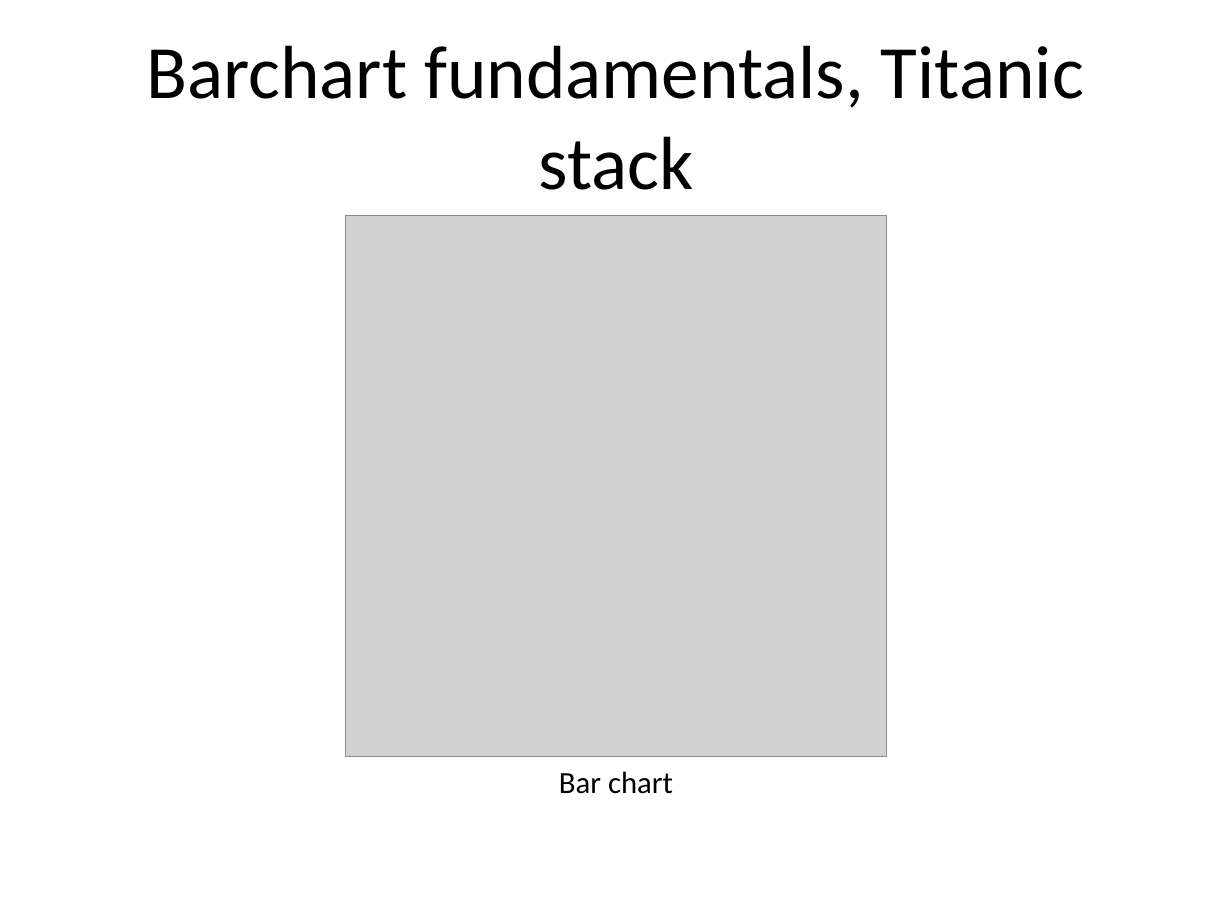
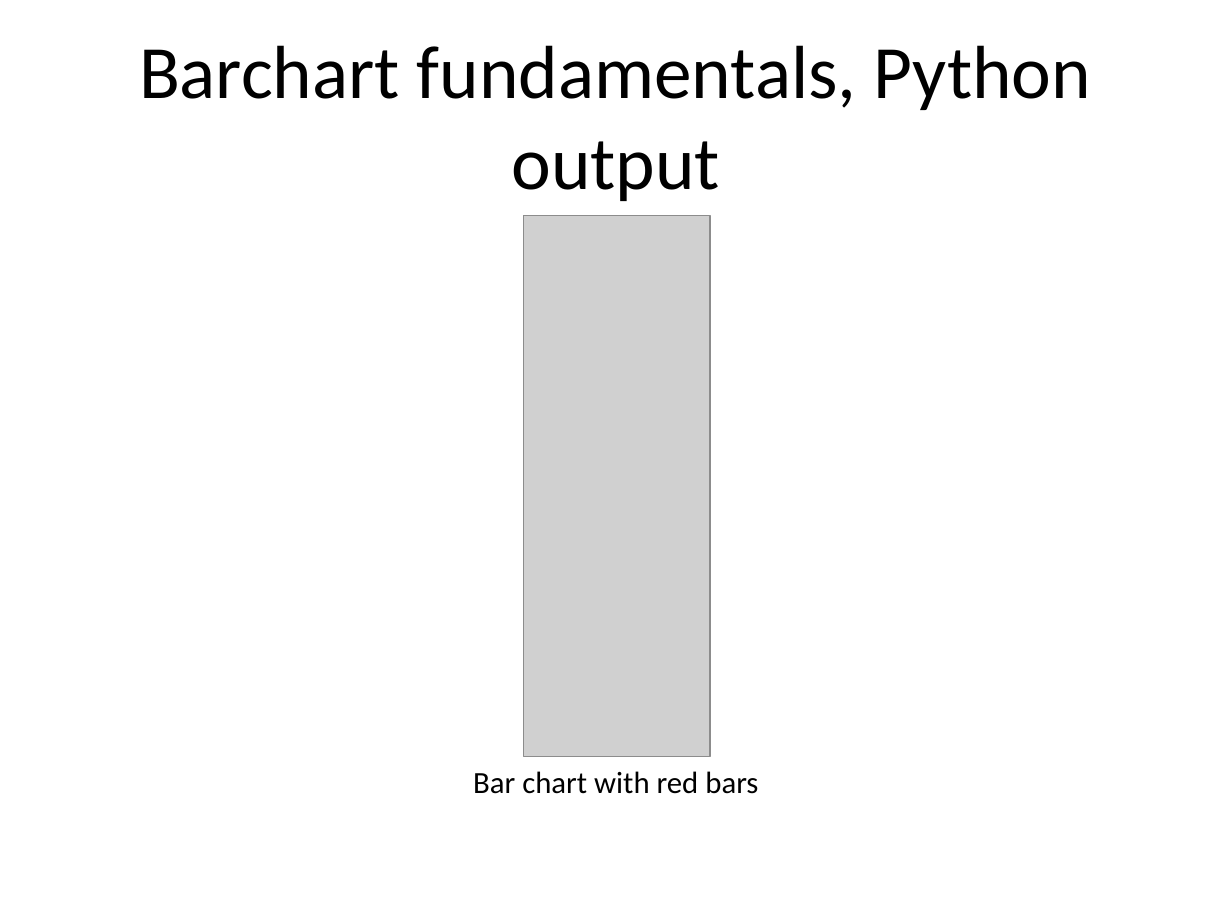
Before and after one commit to pmean/data-visualization, a slide deck: slide 9 of data-viz-02/component/fundamentals.pptx (slide 27 before the commit). Drawn at 1232x924 pixels with LibreOffice and Linux fonts; fonts in the diff are those of the drawing; grey boxes stand for pictures. Boxes give left, top, right and bottom in pixels: in the first picture for what was removed or moved away, otherwise in the second. Text is boxed around its words. In the diff, an @@ line names an element or a change of style, - is before the commit and + after.

```diff
--- a/data-viz-02/component/fundamentals.pptx
+++ b/data-viz-02/component/fundamentals.pptx
@@ title at (139,45,1092,201): text changed @@
-Barchart fundamentals, Titanic stack
+Barchart fundamentals, Python output
@@ picture removed at (346,216,887,756) @@
@@ picture added at (524,216,710,756) @@
@@ text at (473,771,758,794): text changed @@
-Bar chart
+Bar chart with red bars
```
Also in this commit, not shown: 18 other slides changed, 12 slides added, 8 slides removed, 18 other files.
